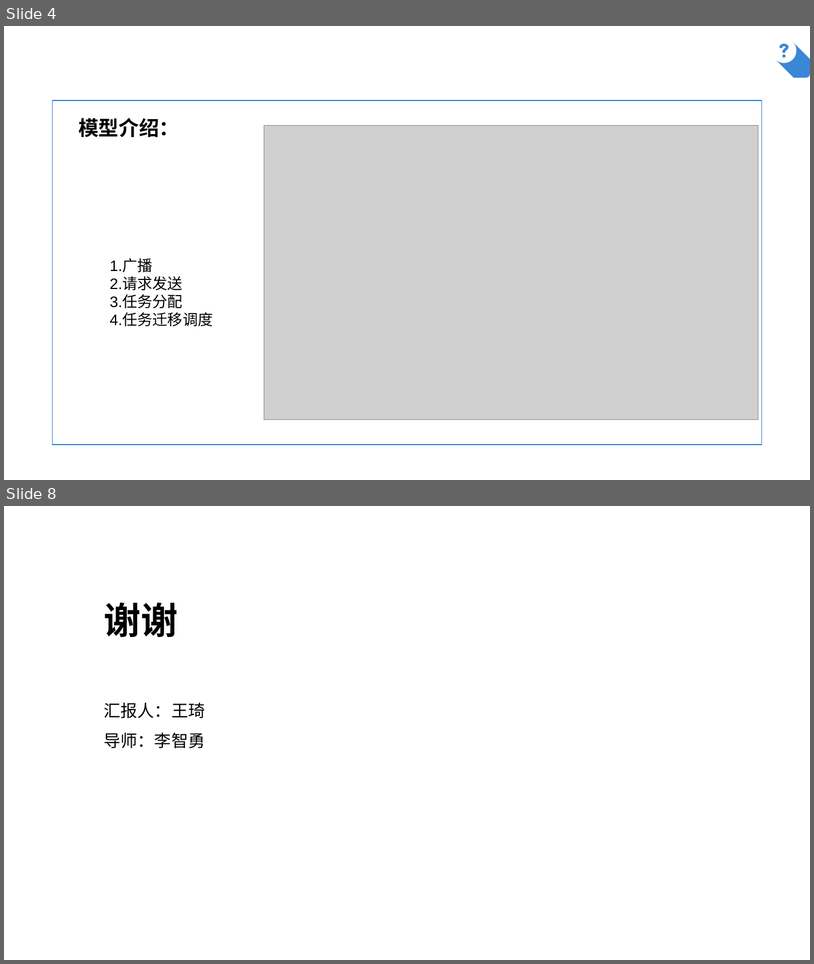
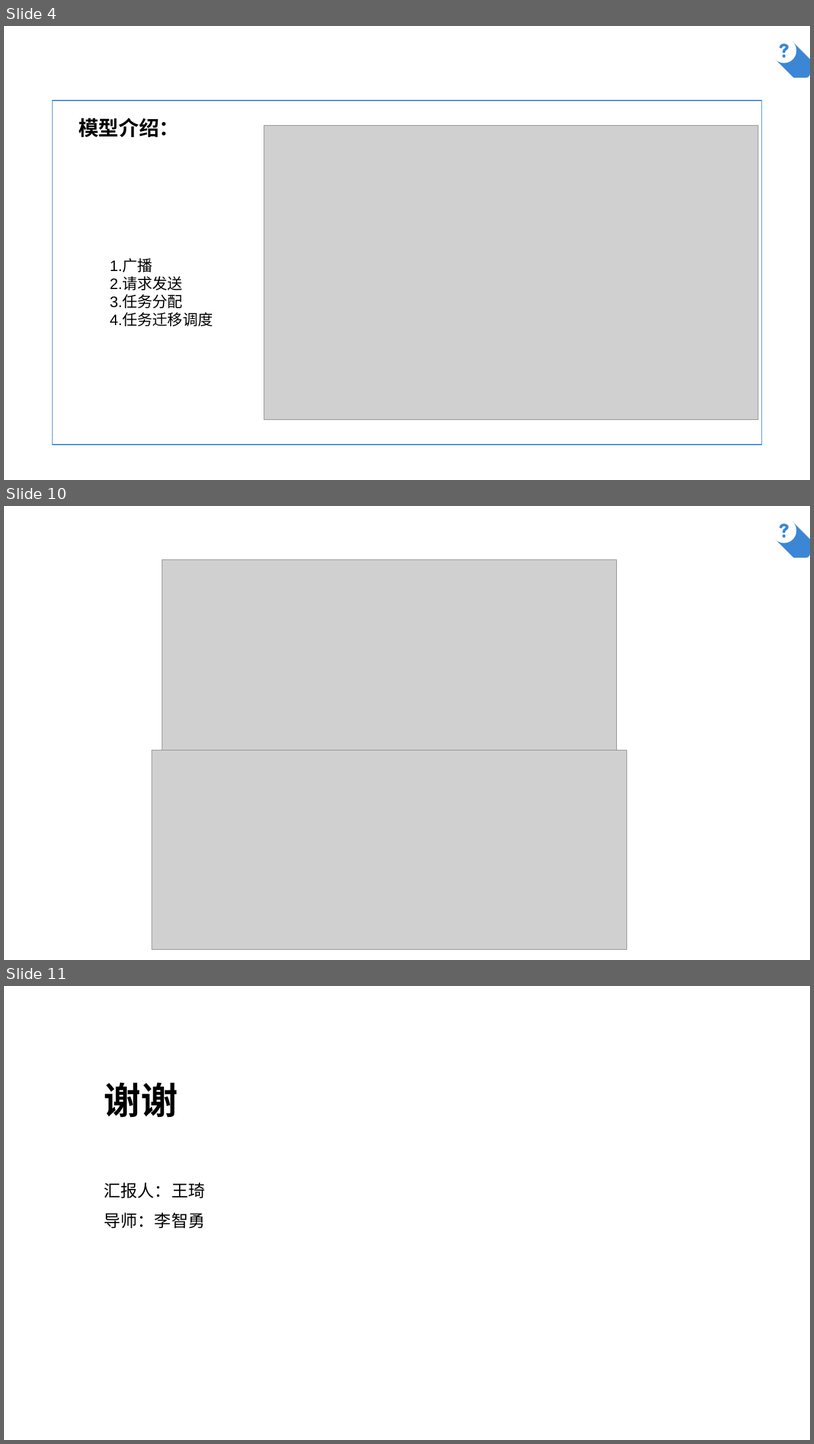
Before and after one commit to AlfredChiang/Mobile-Edge-Computing, a slide deck: Folo Latency andQuality Optimized Task Allocation in Vehicular Fog Computing/2018-11-20.pptx. Shown one above the other, each under a label of ours: slides 4 and 8 before the commit, slides 4, 10 and 11 after it; the slides between them are not shown. The pictures are 814x964 and 814x1444 pixels, drawn with LibreOffice and Linux fonts; fonts in the diff are those of the drawing; grey boxes stand for pictures; background and template pictures are left out. Boxes give left, top, right and bottom in pixels: in the first picture for what was removed or moved away, otherwise in the second. Text is boxed around its words. In the diff, an @@ line names an element or a change of style, - is before the commit and + after.

```diff
--- a/Folo Latency andQuality Optimized Task Allocation in Vehicular Fog Computing/2018-11-20.pptx
+++ b/Folo Latency andQuality Optimized Task Allocation in Vehicular Fog Computing/2018-11-20.pptx
@@ slide 10 added at (4, 506, 810, 960), background picture (left out) @@
@@ line added from (755, 555) to (755, 513), #FFFFFF 2.25 pt @@
@@ freeform shape added at (772, 518, 797, 543), fill #FFFFFF @@
@@ freeform shape added at (776, 522, 810, 558), fill #3B87D5 @@
@@ picture added at (162, 560, 617, 750) @@
@@ picture added at (152, 750, 627, 949) @@
@@ what was slide 8 is now slide 11 @@
```
Also in this commit, not shown: 3 slides changed, 3 other slides added, 1 slide removed.
